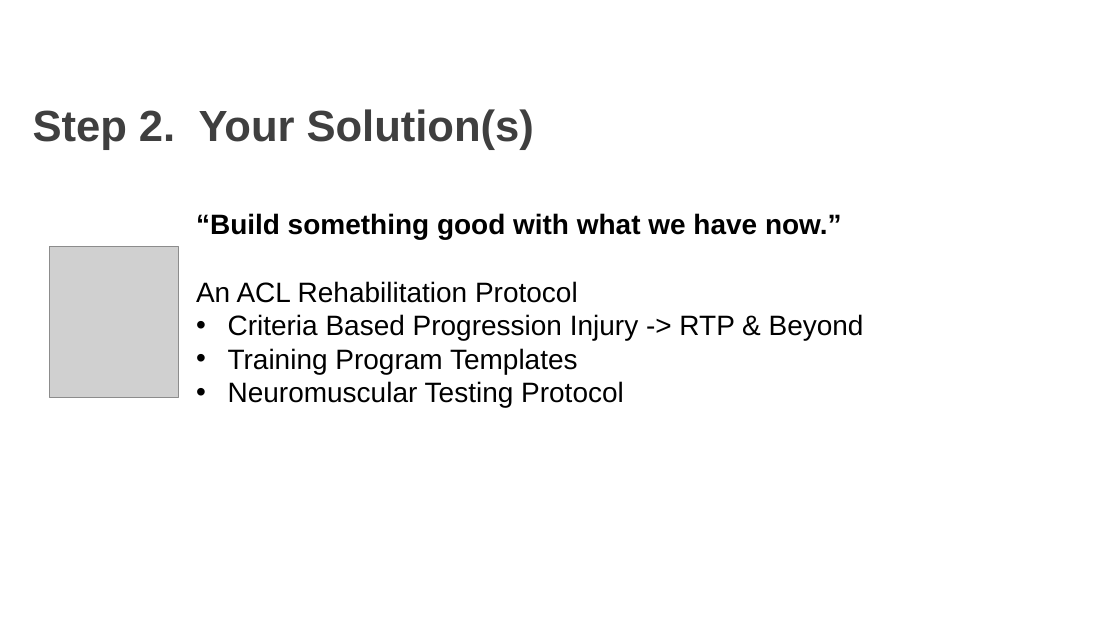
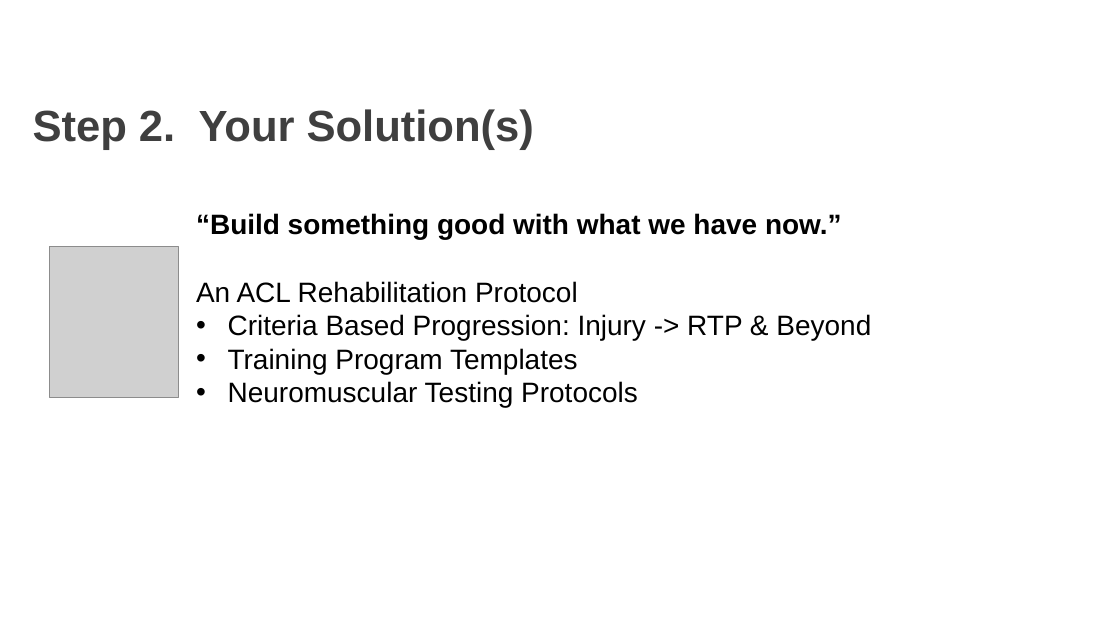
Before and after one commit to AKates717/CSI-Pacific-RTP, a slide deck: slide 3 of RTP Resources/RTP_Project_Pitch.pptx (slide 5 before the commit). Drawn at 1120x630 pixels with LibreOffice and Linux fonts; fonts in the diff are those of the drawing; grey boxes stand for pictures; background and template pictures are left out. Boxes give left, top, right and bottom in pixels: in the first picture for what was removed or moved away, otherwise in the second. Text is boxed around its words. In the diff, an @@ line names an element or a change of style, - is before the commit and + after.

```diff
--- a/RTP Resources/RTP_Project_Pitch.pptx
+++ b/RTP Resources/RTP_Project_Pitch.pptx
@@ text at <box>228,314,871,340</box>: text changed @@
-• Criteria Based Progression Injury -> RTP & Beyond
+• Criteria Based Progression: Injury -> RTP & Beyond
@@ text at <box>228,381,638,408</box>: text changed @@
-• Neuromuscular Testing Protocol
+• Neuromuscular Testing Protocols
```
Also in this commit, not shown: 5 other slides changed, 2 slides removed, 40 other files.
